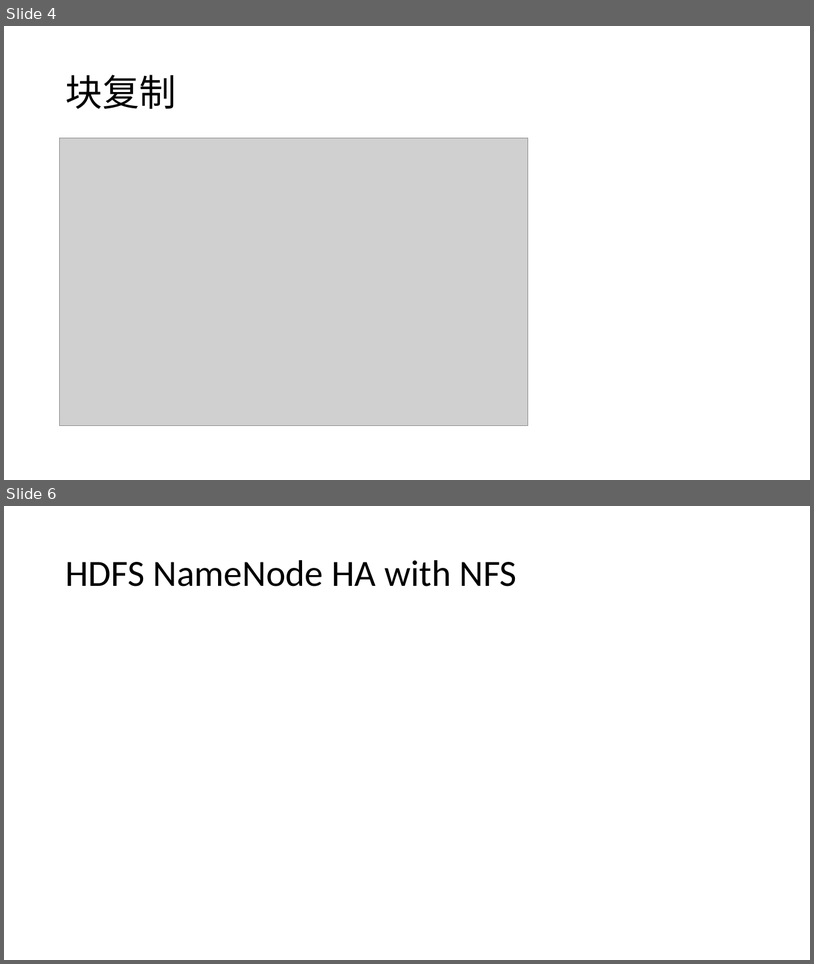
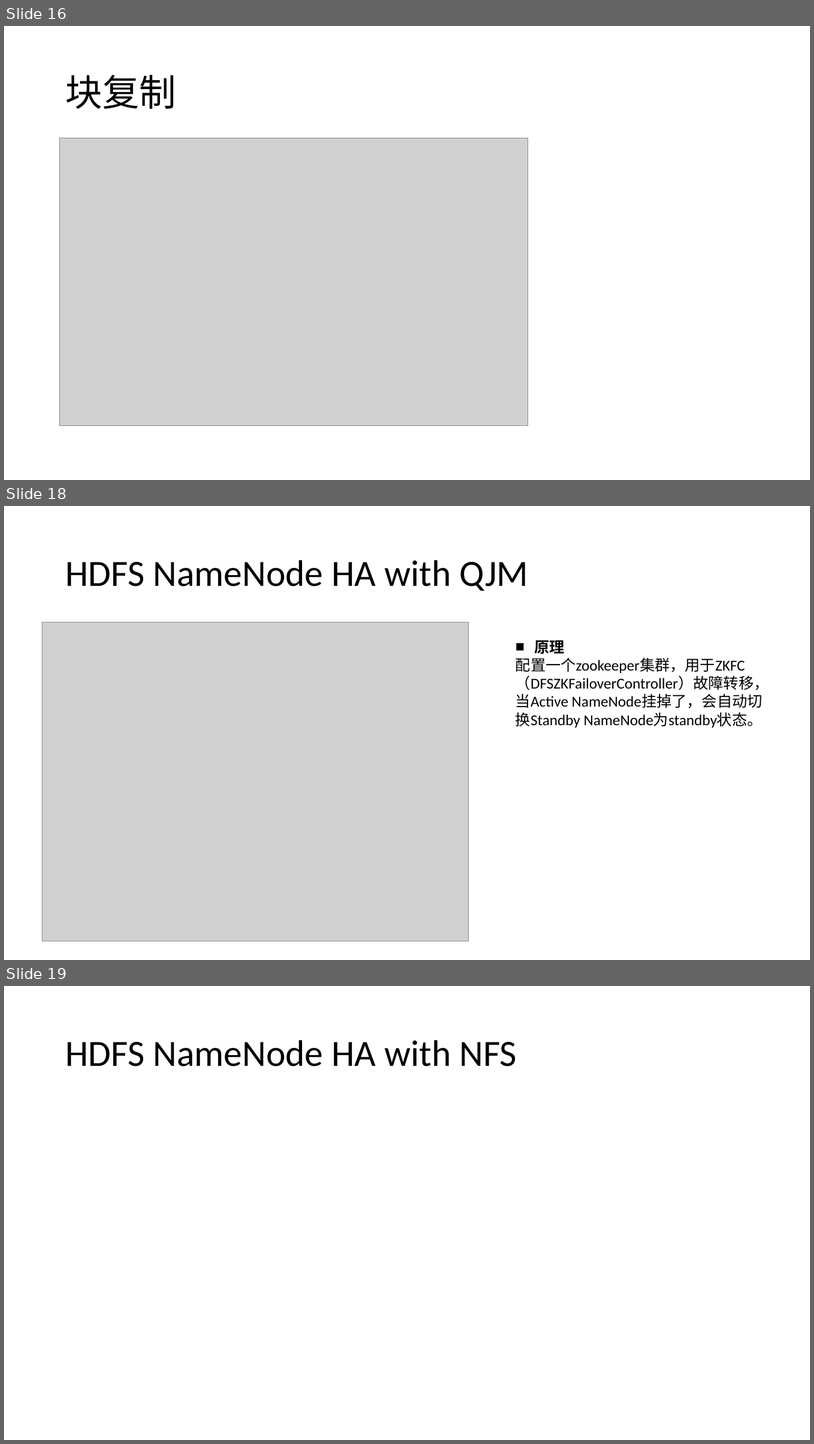
Before and after one commit to hongzhenglin/hadoop, a slide deck: Hadoop/Hadoop学习笔记.pptx. Shown one above the other, each under a label of ours: slides 4 and 6 before the commit, slides 16, 18 and 19 after it; the slides between them are not shown. The pictures are 814x964 and 814x1444 pixels, drawn with LibreOffice and Linux fonts; fonts in the diff are those of the drawing; grey boxes stand for pictures. Boxes give left, top, right and bottom in pixels: in the first picture for what was removed or moved away, otherwise in the second. Text is boxed around its words. In the diff, an @@ line names an element or a change of style, - is before the commit and + after.

```diff
--- a/Hadoop/Hadoop学习笔记.pptx
+++ b/Hadoop/Hadoop学习笔记.pptx
@@ slide 18 added at (4, 506, 810, 960), background #FFFFFF @@
@@ title added at (65, 560, 528, 591), 44 pt, text #000000 @@
+HDFS NameNode HA with QJM
@@ picture added at (42, 622, 468, 941) @@
@@ text added at (516, 637, 769, 727), 18 pt, text #000000 @@
+■ 原理
+配置一个zookeeper集群，用于ZKFC（DFSZKFailoverController）故障转移，当Active NameNode挂掉了，会自动切换Standby NameNode为standby状态。
@@ what was slide 4 is now slide 16 @@
@@ what was slide 6 is now slide 19 @@
```
Also in this commit, not shown: 3 slides changed, 12 other slides added, 2 other files.
